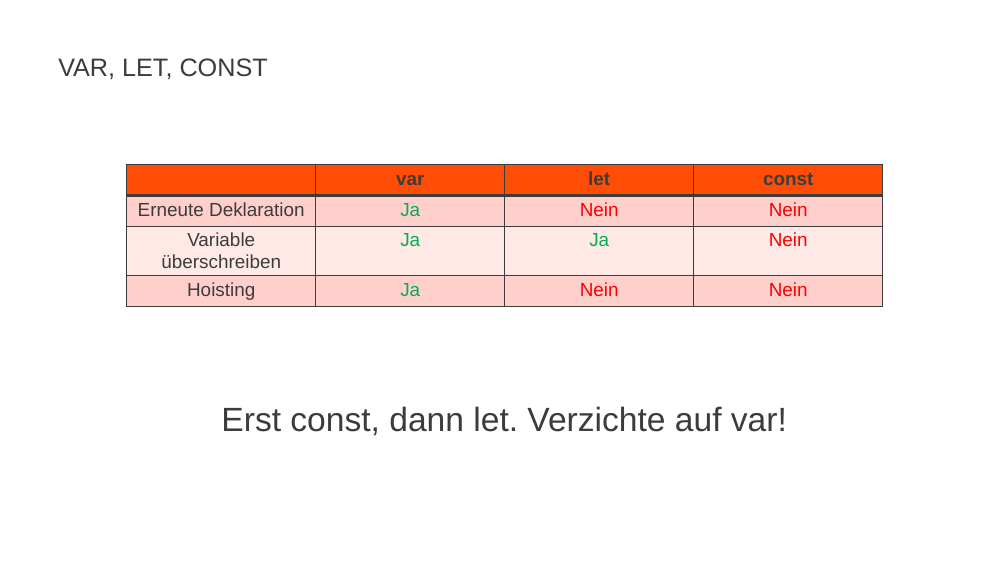
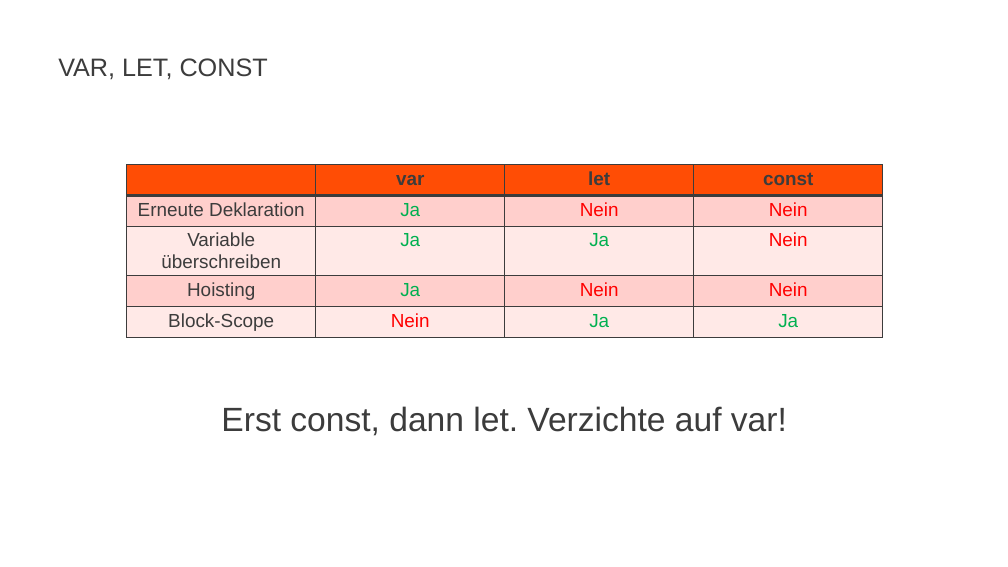
Before and after one commit to JohannesFeige/typescriptTrainingGrundlagen, a slide deck: slide 10 of TypeScriptBasics.pptx. Drawn at 1008x567 pixels with LibreOffice and Linux fonts; fonts in the diff are those of the drawing; background and template pictures are left out. Boxes give left, top, right and bottom in pixels: in the first picture for what was removed or moved away, otherwise in the second. Text is boxed around its words. In the diff, an @@ line names an element or a change of style, - is before the commit and + after.

```diff
--- a/TypeScriptBasics.pptx
+++ b/TypeScriptBasics.pptx
@@ table at box(127, 165, 883, 371) @@
+row 5: Block-Scope | Nein | Ja | Ja
```
Also in this commit, not shown: 3 other slides changed, 6 slides added, 1 slide removed, 7 other files.
